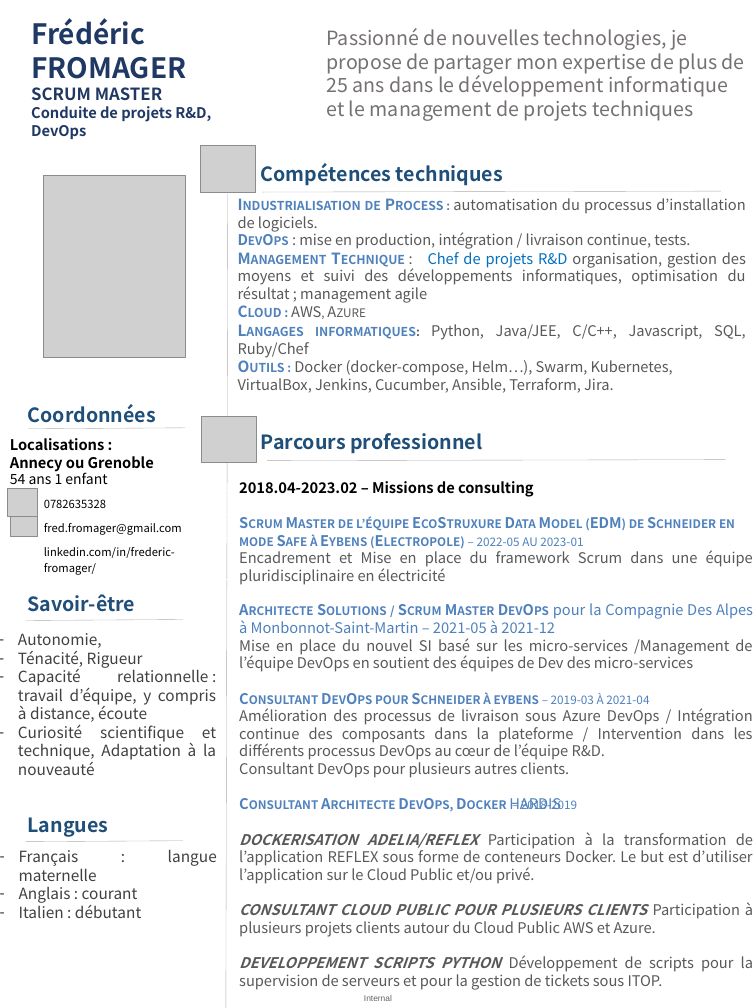
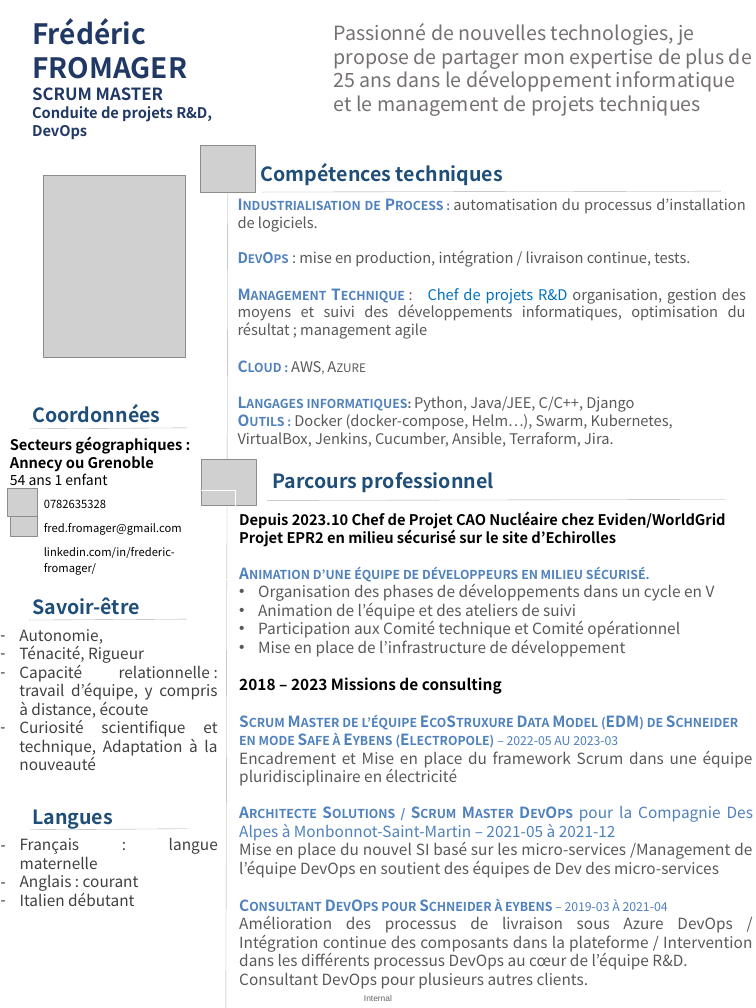
Before and after one commit to Solifred38/cv, a slide deck: slide 1 of CV_FFROMAGER.pptx. Drawn at 756x1008 pixels with LibreOffice and Linux fonts; fonts in the diff are those of the drawing; grey boxes stand for pictures; background and template pictures are left out. Boxes give left, top, right and bottom in pixels: in the first picture for what was removed or moved away, otherwise in the second. Text is boxed around its words. In the diff, an @@ line names an element or a change of style, - is before the commit and + after.

Commit message:
update Eviden

```diff
--- a/CV_FFROMAGER.pptx
+++ b/CV_FFROMAGER.pptx
@@ text "Passionné de nouvelles technologies, je ...": place and size @@
-text "Passionné de nouvelles technologies, je ..." at box(326, 28, 745, 121)
+text "Passionné de nouvelles technologies, je ..." at box(334, 23, 752, 116)
@@ text "Coordonnées": place and size @@
-text "Coordonnées" at box(28, 404, 156, 423)
+text "Coordonnées" at box(32, 404, 160, 423)
@@ text at box(307, 396, 634, 412): text changed @@
-Langages informatiques: Python, Java/JEE, C/C++, Javascript, SQL, Ruby/Chef
+Langages informatiques: Python, Java/JEE, C/C++, Django
@@ text at box(10, 436, 182, 472): text changed @@
-Localisations :
-Annecy ou Grenoble
+Secteurs géographiques : Annecy ou Grenoble
@@ picture: place and size @@
-picture at box(202, 416, 256, 463)
+picture at box(202, 460, 256, 506)
@@ text "Parcours professionnel": place and size @@
-text "Parcours professionnel" at box(261, 433, 482, 454)
+text "Parcours professionnel" at box(272, 472, 494, 493)
@@ text "Depuis 2023.10 Chef de Projet ...": place and size @@
-text "Depuis 2023.10 Chef de Projet ..." at box(239, 481, 753, 990)
+text "Depuis 2023.10 Chef de Projet ..." at box(239, 511, 753, 989)
@@ line moved from (267, 461) - (726, 460) to (267, 500) - (726, 500) @@
@@ text at box(239, 511, 726, 745): text changed; size 10.5 to 11 pt; text colour #4F81BD to #595959 @@
-2018.04-2023.02 – Missions de consulting
-Scrum Master de l’équipe EcoStruxure Data Model (EDM) de Schneider en mode Safe à Eybens (Electropole) – 2022-05 au 2023-01
+Depuis 2023.10 Chef de Projet CAO Nucléaire chez Eviden/WorldGrid
+Projet EPR2 en milieu sécurisé sur le site d’Echirolles
+Animation d’une équipe de développeurs en milieu sécurisé.
+• Organisation des phases de développements dans un cycle en V
+• Animation de l’équipe et des ateliers de suivi
+• Participation aux Comité technique et Comité opérationnel
+• Mise en place de l’infrastructure de développement
+2018 – 2023 Missions de consulting
+Scrum Master de l’équipe EcoStruxure Data Model (EDM) de Schneider en mode Safe à Eybens (Electropole) – 2022-05 au 2023-03
@@ text "Savoir-être" rewrapped from box(28, 594, 136, 612) to box(32, 597, 140, 620) @@
@@ text "Autonomie,": place and size @@
-text "Autonomie," at box(18, 633, 216, 775)
+text "Autonomie," at box(19, 629, 217, 770)
@@ line moved from (26, 621) - (183, 620) to (29, 620) - (186, 619) @@
@@ text at box(239, 751, 753, 989): size 10.5 to 11 pt in "Encadrement et Mise en place du framework ...", "Architecte Solutions / Scrum Master DevOps pour ...", "Mise en place du nouvel SI basé ...", "Consultant DevOps pour Schneider à eybens – ..." and 2 more places @@
@@ text "Langues": place and size @@
-text "Langues" at box(28, 817, 109, 837)
+text "Langues" at box(32, 809, 113, 829)
@@ text at box(239, 798, 753, 990): paragraphs removed @@
-Consultant Architecte DevOps, Docker HARDIS – 2018-2019
-DOCKERISATION ADELIA/REFLEX Participation à la transformation de l’application REFLEX sous forme de conteneurs Docker. Le but est d’utiliser l’application sur le Cloud Public et/ou privé.
-CONSULTANT CLOUD PUBLIC POUR PLUSIEURS CLIENTS Participation à plusieurs projets clients autour du Cloud Public AWS et Azure.
-DEVELOPPEMENT SCRIPTS PYTHON Développement de scripts pour la supervision de serveurs et pour la gestion de tickets sous ITOP.
@@ text "Français : langue maternelle": place and size @@
-text "Français : langue maternelle" at box(19, 850, 141, 918)
+text "Français : langue maternelle" at box(20, 838, 139, 906)
@@ line moved from (26, 842) - (183, 841) to (30, 830) - (187, 829) @@
@@ text at box(20, 893, 134, 906): text changed @@
-– Italien : débutant
+– Italien débutant
```
Also in this commit, not shown: 1 other slide changed, 1 slide added, 1 other file.
